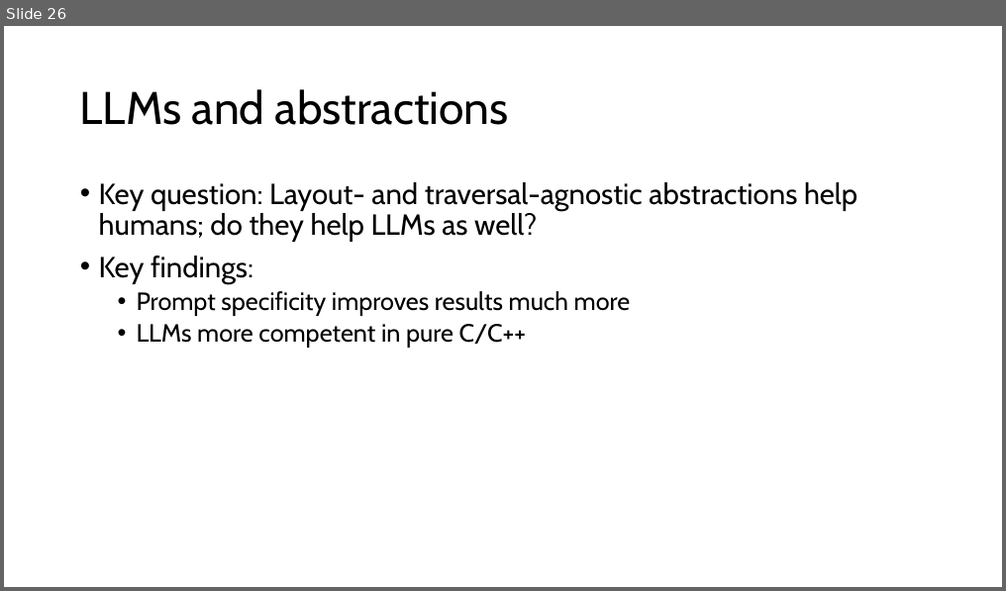
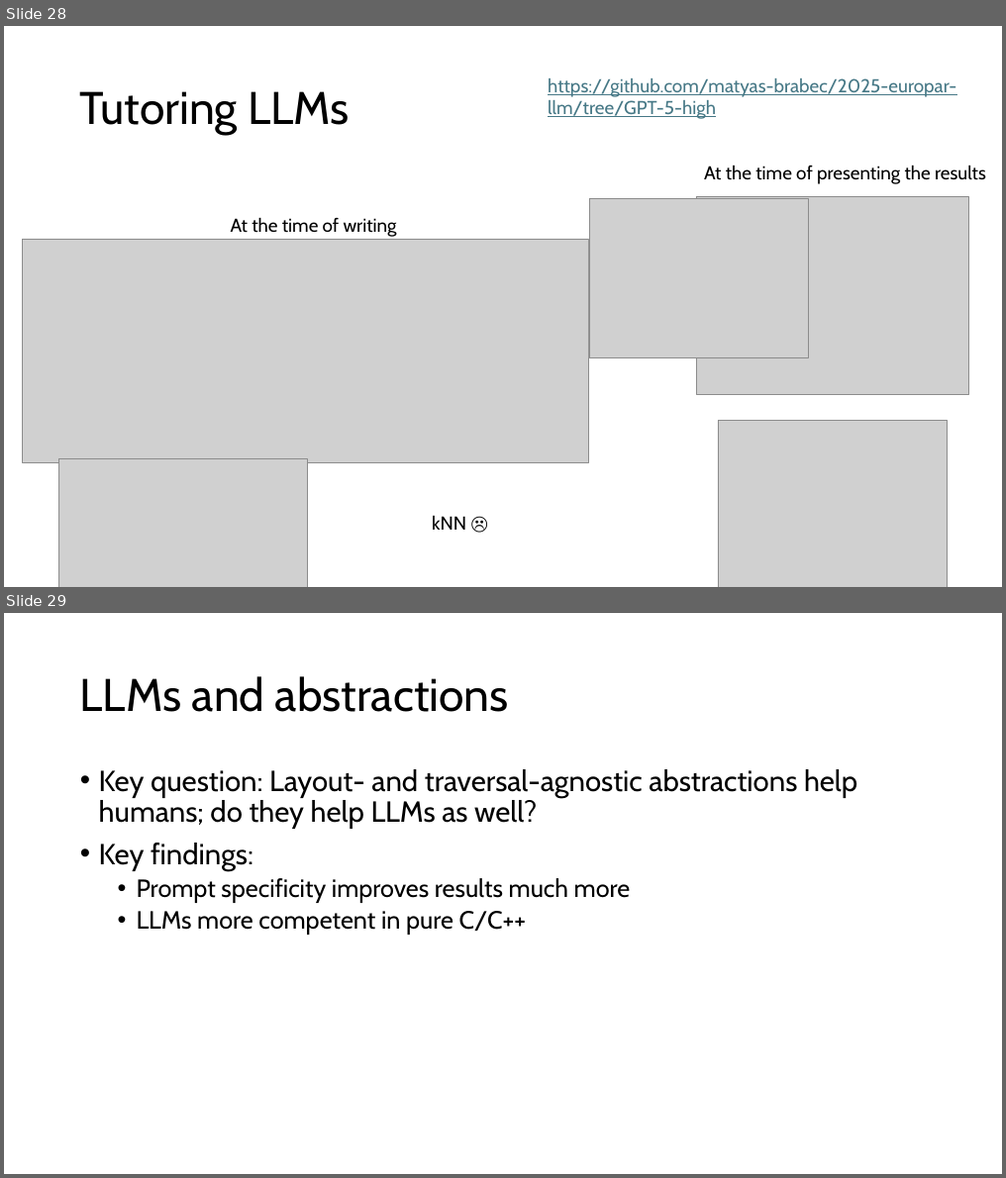
Before and after one commit to jiriklepl/phd-thesis, a slide deck: slides/Optimizing Memory Layouts and Traversal Orders in High-Performance Computing.pptx. Shown one above the other, each under a label of ours: slide 26 before the commit, slides 28 and 29 after it. The pictures are 1006x591 and 1006x1178 pixels, drawn with LibreOffice and Linux fonts; fonts in the diff are those of the drawing; grey boxes stand for pictures. Boxes give left, top, right and bottom in pixels: in the first picture for what was removed or moved away, otherwise in the second. Text is boxed around its words. In the diff, an @@ line names an element or a change of style, - is before the commit and + after.

```diff
--- a/slides/Optimizing Memory Layouts and Traversal Orders in High-Performance Computing.pptx
+++ b/slides/Optimizing Memory Layouts and Traversal Orders in High-Performance Computing.pptx
@@ slide 28 added at (4, 26, 1002, 587), background #FFFFFF @@
@@ text added at (548, 78, 956, 119), 18 pt, text #467886, underline @@
+https://github.com/matyas-brabec/2025-europar-llm/tree/GPT-5-high
@@ title added at (80, 91, 350, 135), 44 pt, text #000000 @@
+Tutoring LLMs
@@ text added at (704, 165, 986, 184), 18 pt, text #000000 @@
+At the time of presenting the results
@@ picture added at (589, 198, 810, 358) @@
@@ picture added at (697, 197, 969, 395) @@
@@ text added at (231, 217, 397, 237), 18 pt, text #000000 @@
+At the time of writing
@@ picture added at (22, 239, 589, 463) @@
@@ picture added at (718, 421, 948, 587) @@
@@ picture added at (58, 459, 307, 587) @@
@@ text added at (432, 516, 466, 530), 18 pt, text #000000 @@
+kNN ☹
@@ what was slide 26 is now slide 29 @@
```
Also in this commit, not shown: 4 slides changed, 10 other slides added, 7 slides removed.
